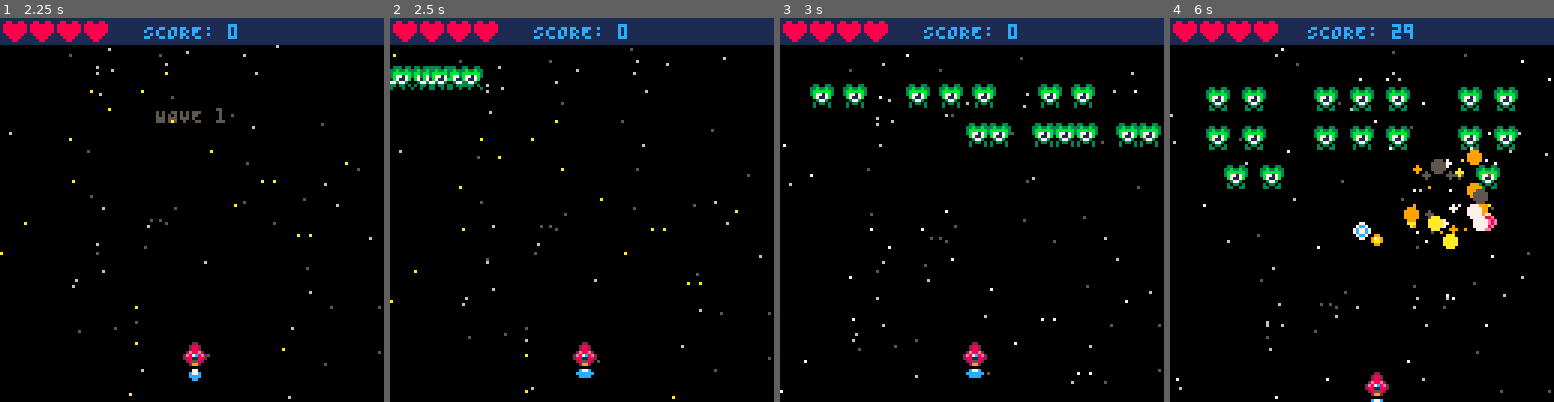
Above: before the commit, frames 1-4 (left to right).
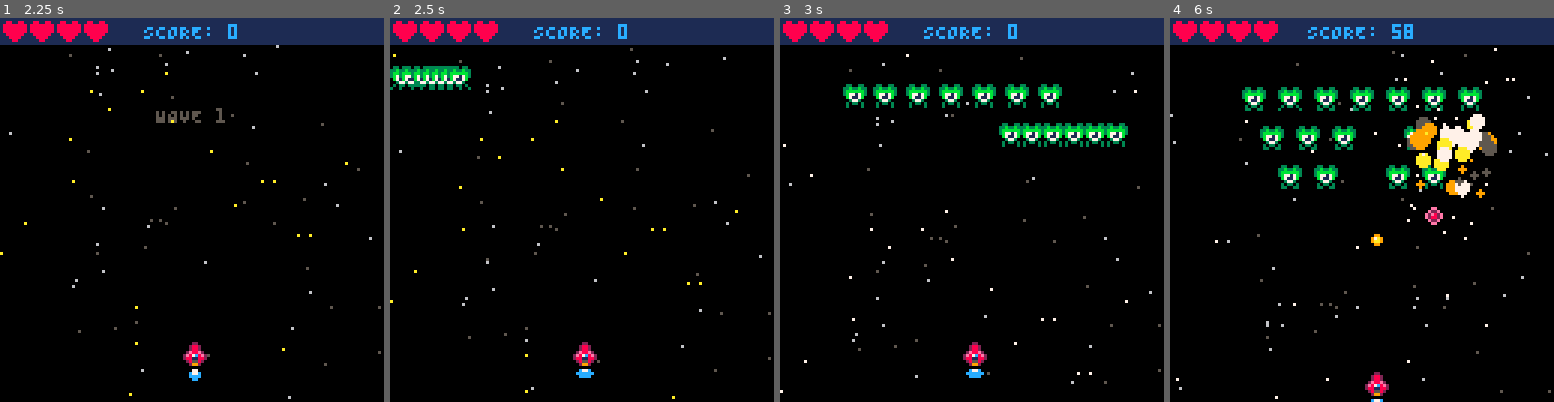
Above: after the commit, the same moments.

Repository: ProfSFrink/pico-8_shump_tutorial
Game: PICO-8 cartridge shump.p8
Two runs of this game, one before a commit and one after it. Both use one fixed random seed, a clock stepped at 60 frames per second and the inputs below.
Inputs:
- Up to frame 1 (2.25 s): tap X (X key) at 0.33, 1.07, 1.85 s; tap O (Z key) at 0.7, 1.7, 2.1 s; hold Right 1.6-2.1 s; hold Up from 2.15 s (still down)
- Up to frame 2 (2.5 s): release Up at 2.42 s; hold Right from 2.47 s (still down)
- Up to frame 3 (3 s): keep holding Right; tap O (Z key) at 2.5, 2.9 s; tap X (X key) at 2.97 s
- Up to frame 4 (6 s): release Right at 3.03 s; hold Left 3.08-3.58 s; tap O (Z key) every 0.4 s from 3.3 to 5.7 s; hold Down 3.63-3.97 s; hold Right 4.02-4.68 s; tap X (X key) at 4.08, 5.2 s; hold Up 4.73-5.03 s; hold Left 5.08-5.68 s; hold Down from 5.73 s (still down)

Frame 1 is identical in both runs. In frame 2, 0.4% of the frame differs, in the area x 0-25%, y 12-19%; in frame 3, 3.2%; in frame 4, 9.4%, in the area x 8-100%, y 2-75%.

Commit message:
- (tweak) tweak enemy configs.
- (tweak) tweak to wave enemies.

Diff:
--- a/behavior/EnemyMovement.lua
+++ b/behavior/EnemyMovement.lua
@@ -65,15 +65,17 @@
 -- @param e: Enemy to move.
 function downAcross(e)
     if e.xSpd == 0 then
-        e.ySpd = 2
+        e.ySpd = e.spd
         if ship.y <= e.y then
             e.ySpd = 0
 
             if ship.x < e.x then
-                e.xSpd = -2
+                e.xSpd -= e.spd
             else
-                e.xSpd = 2
+                e.xSpd += e.spd
             end
+
+            e:fire()
         end
     end
 
--- a/entities/Enemies.lua
+++ b/entities/Enemies.lua
@@ -80,16 +80,16 @@
         flash = 68,
         aniDelay = 0.4,
 
-        xSpd = 1,
-        ySpd = 1,
+        xSpd = 0.5,
+        ySpd = 0.5,
         move = downWaveSlow,
 
         hp = 2,
 
-        rof = 30,
-        dam = 1,
+        rof = 45,
+        dam = 2,
         ang = 0.875,
-        pSpd = 2,
+        pSpd = 1,
 
         points = 175,
     },
@@ -166,13 +166,13 @@
         flash = 87,
         aniDelay = 0.4,
 
-        xSpd = 2.5,
-        ySpd = 2.5,
+        xSpd = 2,
+        ySpd = 2,
         move = downWave,
         waveLen = 20,
 
         hp = 1,
-        rof = 10,
+        rof = 15,
         dam = 1,
 
         points = 200,
@@ -194,12 +194,13 @@
         flash = 78,
         aniDelay = 0.4,
 
+        spd = 1.5,
         xSpd = 0,
-        ySpd = 0,
+        ySpd = 2,
         move = downAcross,
 
         hp = 2,
-        rof = 10,
+        rof = 20,
         dam = 1,
 
         points = 300,
@@ -273,6 +274,7 @@
         y = eneY,
         rowNum = eneRowNum,
 
+        spd = enemyCfg.spd or 0,
         xSpd = enemyCfg.xSpd,
         ySpd = enemyCfg.ySpd,
         move = enemyCfg.move,
@@ -287,6 +289,9 @@
                 offY = enemyCfg.hitBox.offY or 0
             },
 
+        -- Offset for where projectile leave enemy.
+        -- Defaults to 8x8 sprite size.
+
         bullXOffset = enemyCfg.bullXOffset or -1,
         bullYOffset = enemyCfg.bullYOffset or 6,
 
@@ -372,7 +377,9 @@
                              3, 2, 1, dam,
                              g.owner.enemy)
 
-            elseif name == "flame" then
+            elseif (name == "flame") or (name == "fighter") then
+                local proCfg = g.getProConfig(g.blueBullet)
+
                 g.aimedSingleShot(proCfg, firing.x, firing.y,
                                   pSpd, dam, g.owner.enemy)
 
@@ -398,7 +405,7 @@
             if fireDelay <= 0 then
                 fire(_ENV)
 
-                fireDelay = rof
+                fireDelay = rof + g.ranInt(1, 4)
                 g.sfx(29)
             end
         end,
@@ -428,7 +435,7 @@
                 -- If player destroys attacking enemy
                 -- have new enemy start attacking.
                 if state == eneState.attacking then
-                    if g.rnd() < 0.5 then
+                    if g.ranInt(0, 1) < 0.5 then
                         g.shakeEnemy(g.enemies)
                     end
                     points = g.flr(points * 0.3)
--- a/entities/Projectiles.lua
+++ b/entities/Projectiles.lua
@@ -4,6 +4,7 @@
 yellowBullet = "yellowBullet"
 yellowLaser = "yellowLaser"
 pinkBullet = "pinkBullet"
+blueBullet = "blueBullet"
 
 -- Setup for various projectiles.
 -- ani: Table of animation settings.
@@ -68,6 +69,22 @@
             end
         end,
     },
+    blueBullet = {
+        ani = { start = 48,
+                fin = 50,
+                delay = 5
+            },
+
+        hitBox = { w = 1, h = 1, offX = 2, offY = 2 },
+
+        animate = function(_ENV)
+            if curSpr < ani.fin then
+                curSpr += 1
+            else
+                curSpr = ani.start
+            end
+        end,
+    },
 }
 
 -- String literals for entities that can own a projectile.
--- a/shump.p8
+++ b/shump.p8
@@ -50,12 +50,12 @@
 00ee000000ee00000077000000000000000000000000000000000000000000000000000000000000000000000000000000000000000000000000000000000000
 00000000000000000000000000000000000000000000000000000000000000000000000000000000000000000000000000000000000000000000000000000000
 00000000000000000000000000000000000000000000000000000000000000000000000000000000000000000000000000000000000000000000000000000000
-00000000000000000000000000000000000000000000000000000000000000000000000000000000000000000000000000000000000000000000000000000000
-00000000000000000000000000000000000000000000000000000000000000000000000000000000000000000000000000000000000000000000000000000000
-00000000000000000000000000000000000000000000000000000000000000000000000000000000000000000000000000000000000000000000000000000000
-00000000000000000000000000000000000000000000000000000000000000000000000000000000000000000000000000000000000000000000000000000000
-00000000000000000000000000000000000000000000000000000000000000000000000000000000000000000000000000000000000000000000000000000000
-00000000000000000000000000000000000000000000000000000000000000000000000000000000000000000000000000000000000000000000000000000000
+00cc000000cc00000077000000000000000000000000000000000000000000000000000000000000000000000000000000000000000000000000000000000000
+0c11c0000cddc00007cc700000000000000000000000000000000000000000000000000000000000000000000000000000000000000000000000000000000000
+c1cd1c00cd7cdc007c77c70000000000000000000000000000000000000000000000000000000000000000000000000000000000000000000000000000000000
+c1dd1c00cdccdc007c77c70000000000000000000000000000000000000000000000000000000000000000000000000000000000000000000000000000000000
+0c11c0000cddc00007cc700000000000000000000000000000000000000000000000000000000000000000000000000000000000000000000000000000000000
+00cc000000cc00000077000000000000000000000000000000000000000000000000000000000000000000000000000000000000000000000000000000000000
 00000000000000000000000000000000000000000000000000000000000000000000000000000000000000000000000000000000000000000000000000000000
 00000000000000000000000000000000000000000000000000000000000000000000000000000000000000000000000000000000000000000000000000000000
 0000000000000000000000000000000000000000020000200200002002000020020000200700007000d89d000018910000189100001981000077770000000000
--- a/states/GameState.lua
+++ b/states/GameState.lua
@@ -2,23 +2,22 @@
 
 spawnEvents = {
 	{ '1',
-		'45,-8,14,alien,alien,gap,alien,alien,alien,gap,alien,alien',
-		'30,136,34,alien,alien,gap,alien,alien,alien,gap,alien,alien',
-		'15,64,-12,alien,alien,gap,gap,gap,gap,alien,alien'
+		'45,-8,14,alien,alien,alien,alien,alien,alien,alien',
+		'30,136,34,alien,alien,alien,alien,alien,alien',
+		'15,64,-12,alien,alien,gap,alien,alien'
 	},
 	{ '2',
 		'45,-8,14,alien,alien,gap,flame,flame,gap,alien,alien',
 		'30,136,34,alien,alien,gap,flame,flame,gap,alien,alien',
-		'15,64,-12,alien,alien,gap,gap,gap,gap,gap,alien,alien'
+		'15,64,-12,alien,alien,alien,alien,alien,alien,alien,alien'
 	},
 	{ '3',
-		'20,-8,-24,fighter,gap,gap,flame,flame,gap,gap,fighter',
-		'20,136,34,fighter,gap,gap,flame,flame,gap,gap,fighter',
+		'20,-8,-24,fighter,gap,gap,gap,gap,gap,gap,fighter',
+		'20,136,34,fighter,gap,gap,gap,gap,gap,gap,fighter',
+		'15,64,-12,fighter,gap,gap,gap,gap,gap,gap,fighter',
 	},
 	{ '4',
-		'20,-8,-24,redeye,redeye,redeye',
-		'20,136,34,redeye,gap,redeye',
-		'20,64,-12,redeye,redeye,redeye'
+		'20,-8,-24,ufo,ufo,ufo,ufo,ufo',
 	},
 	{
 		'5',
